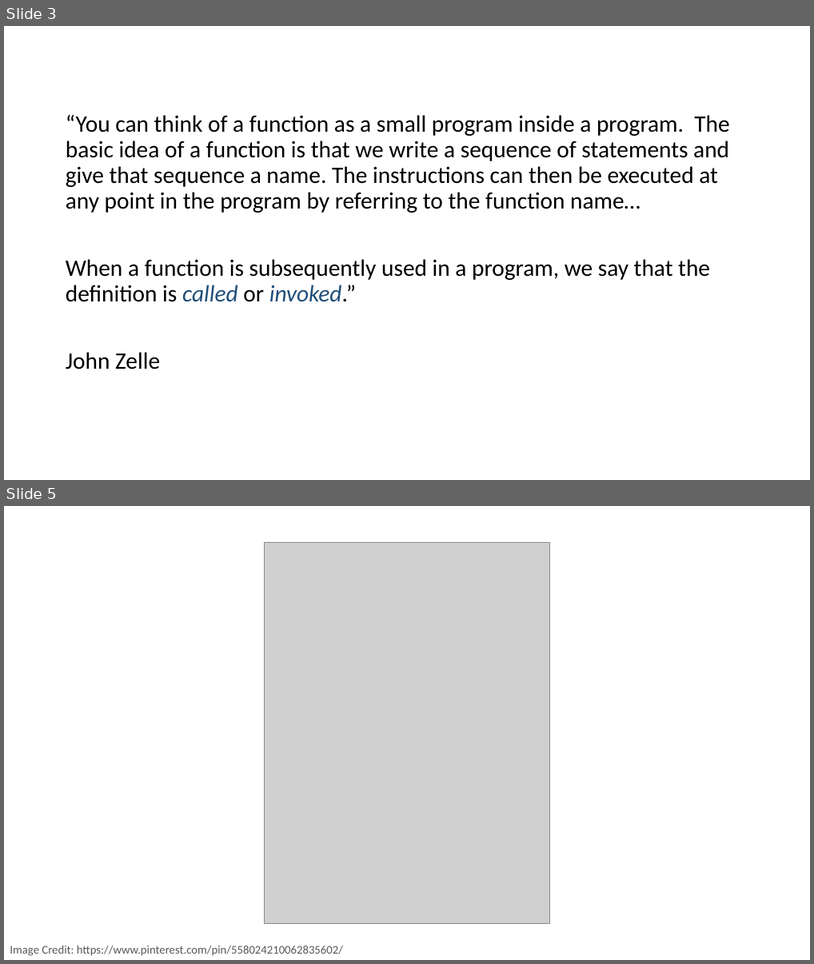
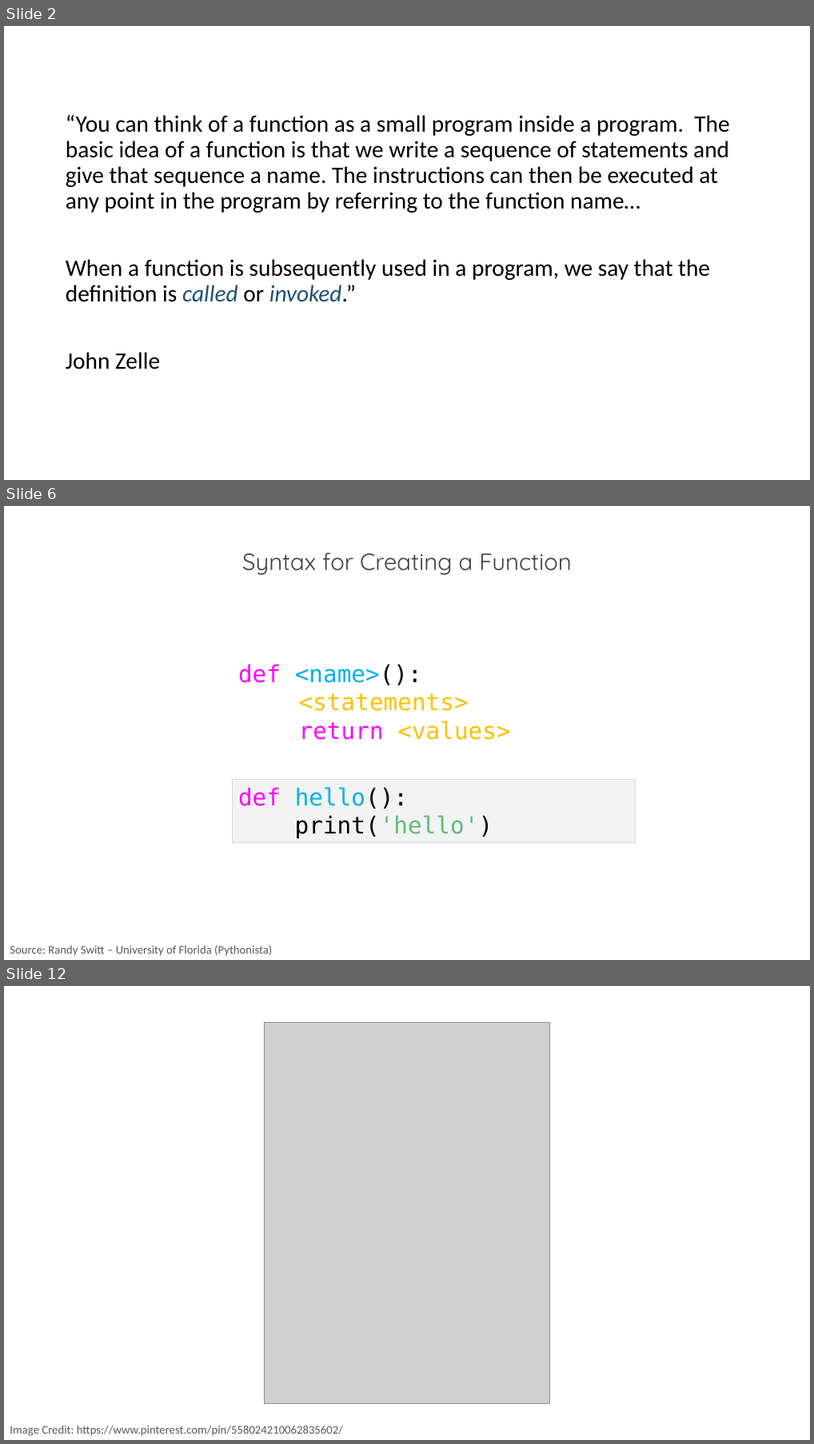
Before and after one commit to PracticumAI/python, a slide deck: presentations/03_functions.pptx. Shown one above the other, each under a label of ours: slides 3 and 5 before the commit, slides 2, 6 and 12 after it; the slides between them are not shown. The pictures are 814x964 and 814x1444 pixels, drawn with LibreOffice and Linux fonts; fonts in the diff are those of the drawing; grey boxes stand for pictures. Boxes give left, top, right and bottom in pixels: in the first picture for what was removed or moved away, otherwise in the second. Text is boxed around its words. In the diff, an @@ line names an element or a change of style, - is before the commit and + after.

```diff
--- a/presentations/03_functions.pptx
+++ b/presentations/03_functions.pptx
@@ slide 6 added at (4, 506, 810, 960), background #FFFFFF @@
@@ text added at (242, 552, 572, 575), 28 pt, text #404040 @@
+Syntax for Creating a Function
@@ text added at (238, 664, 510, 740), 28 pt, text #FFC000 @@
+def <name>():
+<statements>
+return <values>
@@ rectangle added at (233, 779, 636, 842), fill #F2F2F2, outline #D9D9D9 0.75 pt, 28 pt, text #000000 @@
+def hello():
+print('hello')
@@ text added at (10, 944, 272, 956), 14 pt, text #595959 @@
+Source: Randy Switt – University of Florida (Pythonista)
@@ what was slide 3 is now slide 2 @@
@@ what was slide 5 is now slide 12 @@
```
Also in this commit, not shown: 3 slides changed, 8 other slides added, 3 slides removed, 2 other files.
